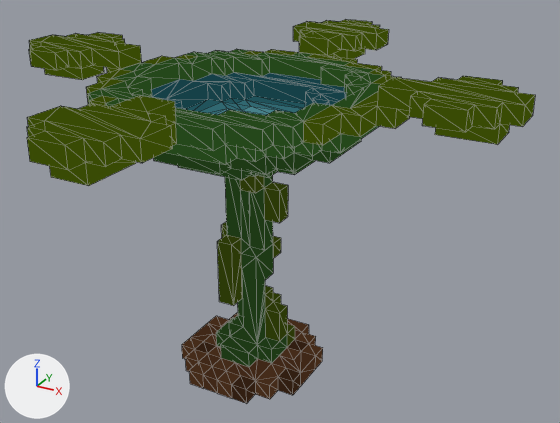
Renders of the glTF model Blender_Assets/Chum_Exports/chum7.glb from each side of a commit.
Both versions are drawn from a 50 mm lens placed at (2.16, -3.56, 2.85), pointed at (0.14, 0.11, 1.02). The lights are fixed; the arrows at lower left show +X, +Y and +Z. Mesh edges are drawn as thin lines. Vertices at the same position are counted once.

Objects in the first picture: 'Untitled'.
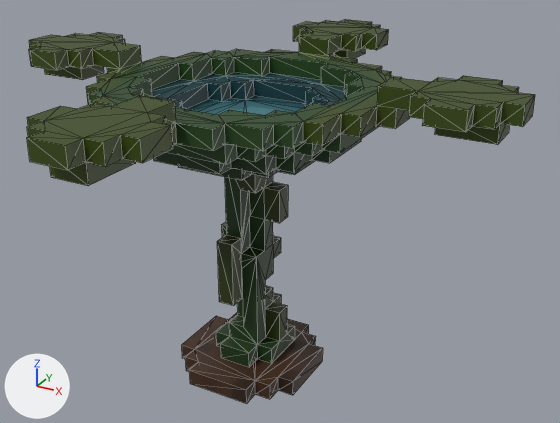
Patch to the scene script:
```diff
--- a/Blender_Assets/Chum_Exports/chum7.glb.py
+++ b/Blender_Assets/Chum_Exports/chum7.glb.py
@@ img_chum_7_detach_color @@
+img_chum_7_detach_color = load_image('chum_7_detach_Color', '_unpacked/chum_7_detach_Color', 48, 48, 'sRGB')
@@ mat_chum_7_detach_material @@
+mat_chum_7_detach_material = bpy.data.materials.new('chum_7_detach_Material')
+# uses the picture img_chum_7_detach_color
@@ me_untitled_001 @@
 # used by ob_untitled; location = (0.0, 0.0, 0.0)
-me_untitled_001.from_pydata(...)  # 798 vertices, 1584 faces; spans x -1.5..1.5, y -1.5..1.5, z 0.0..1.9
+me_untitled_001.from_pydata(...)  # 667 vertices, 1348 faces; spans x -1.5..1.5, y -1.5..1.5, z 0.0..1.9
+# me_untitled_001 part 1: 75 vertices removed from x -0.4..0.4, y -0.4..0.4, z 0.0..0.1
+# me_untitled_001 part 2: 34 vertices removed from x -0.8..0.8, y -0.8..0.8, z 1.7..1.8
+# me_untitled_001 part 3: 19 vertices removed from x -0.2..0.2, y -0.2..0.2, z 1.3..1.6
+# me_untitled_001 part 4: 3 vertices removed from x -0.1..0.1, y -0.1..0.1, z 0.8
+# me_untitled_001 part 5: 323 faces spanning x -1.5..1.4, y -1.5..1.5, z 0.0..1.9 switch from mat_palette_001 to mat_chum_7_detach_material
+# me_untitled_001 part 6: the surface is now shaded flat
```

What differs and where, as boxes [x1, y1, x2, y2] in the pictures (560 x 423 px):
part 1 of me_untitled_001, deleted (brown)
    before: [182, 313, 323, 404]
part 2 of me_untitled_001, deleted (green)
    before: [90, 46, 410, 165]
part 3 of me_untitled_001, deleted
    before: [200, 98, 302, 193]
part 4 of me_untitled_001, deleted
    before: [265, 220, 281, 259]
part 5 of me_untitled_001, recoloured
    both: [27, 19, 518, 385]
